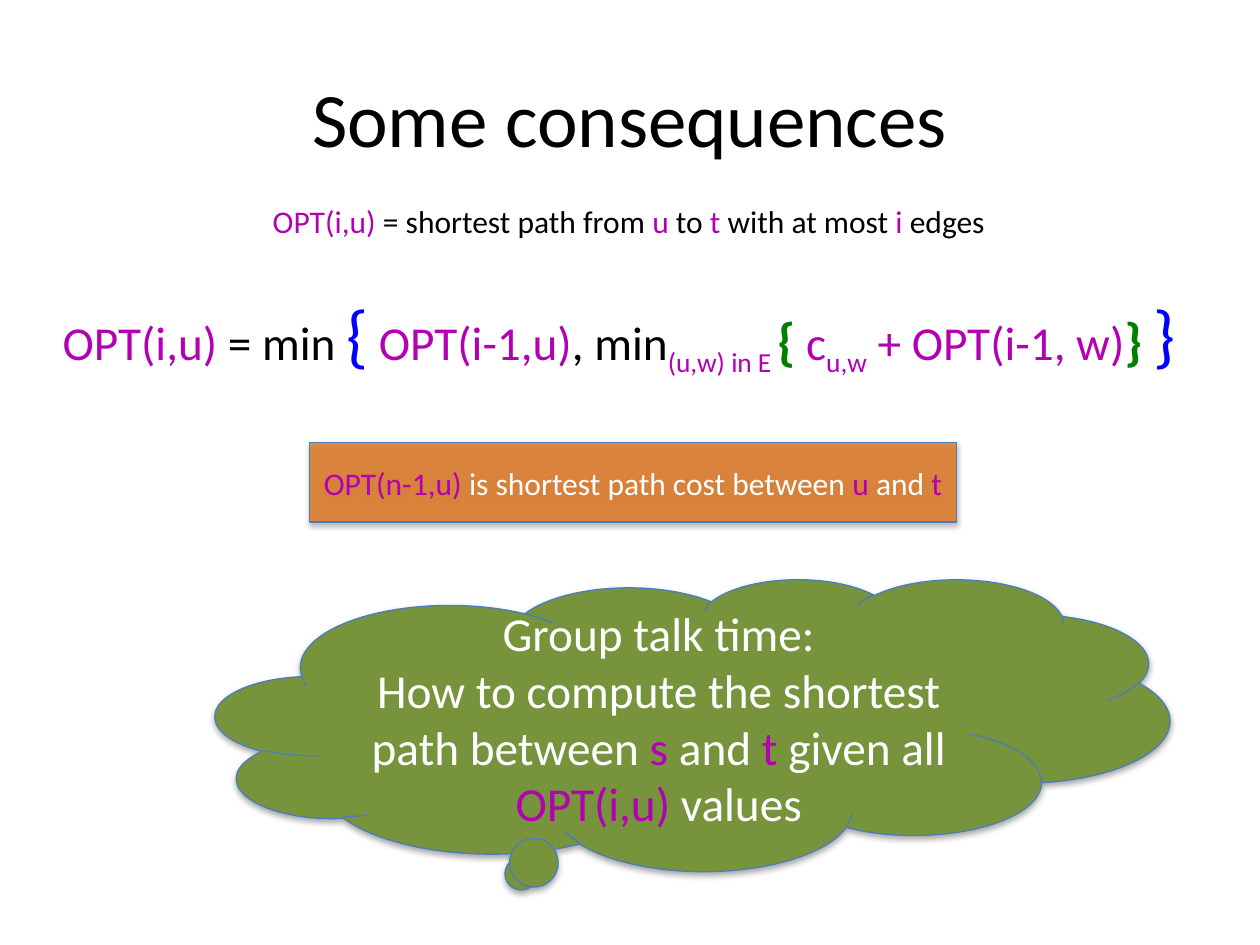
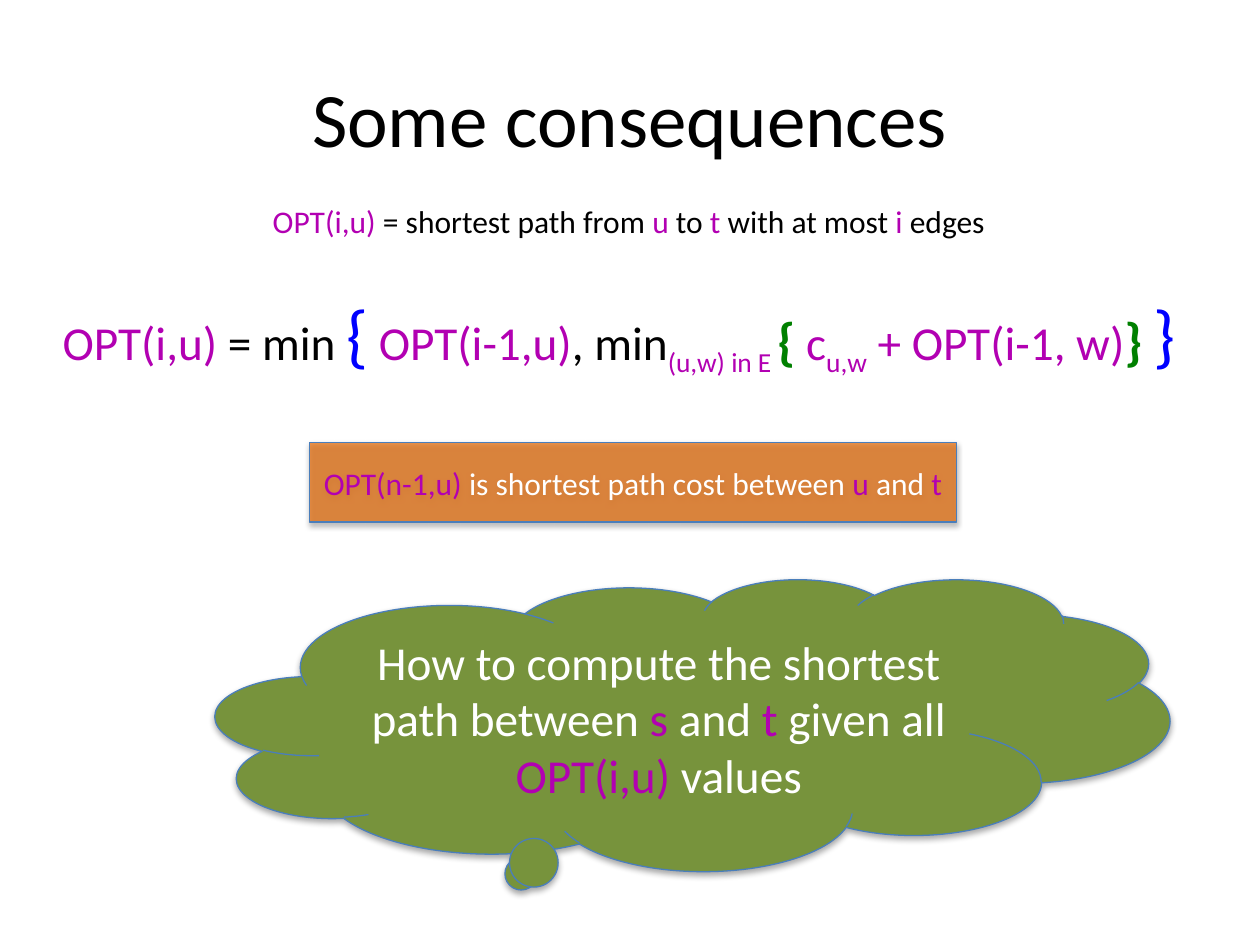
Before and after one commit to jessehartloff/Education, a slide deck: slide 6 of content/u18/cse331/media/slides/shortest_path_negatives.pptx (slide 8 before the commit). Drawn at 1260x945 pixels with LibreOffice and Linux fonts; fonts in the diff are those of the drawing. Boxes give left, top, right and bottom in pixels: in the first picture for what was removed or moved away, otherwise in the second. Text is boxed around its words. In the diff, an @@ line names an element or a change of style, - is before the commit and + after.

Commit message:
lectures

```diff
--- a/content/u18/cse331/media/slides/shortest_path_negatives.pptx
+++ b/content/u18/cse331/media/slides/shortest_path_negatives.pptx
@@ text in thought cloud at (503,612,814,659): paragraph removed @@
-Group talk time:
```
Also in this commit, not shown: 2 slides removed, 5 other files.
